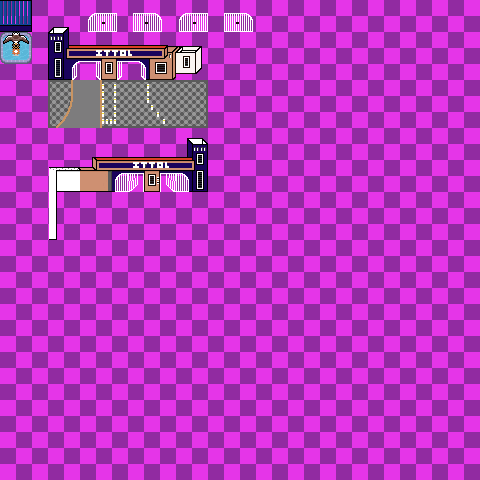
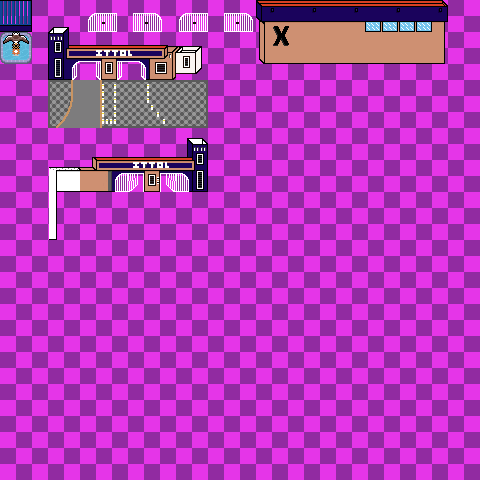
Layered file, before and after one edit (w=480, h=480). Changes by layer:
painted on "TileSet Merged" (1st of 2) over (256, 0, 448, 64)
removed layer "TileSet Merged" (2nd of 3) over (256, 0, 448, 64)
painted on "Background Merged" over (256, 0, 448, 64)
